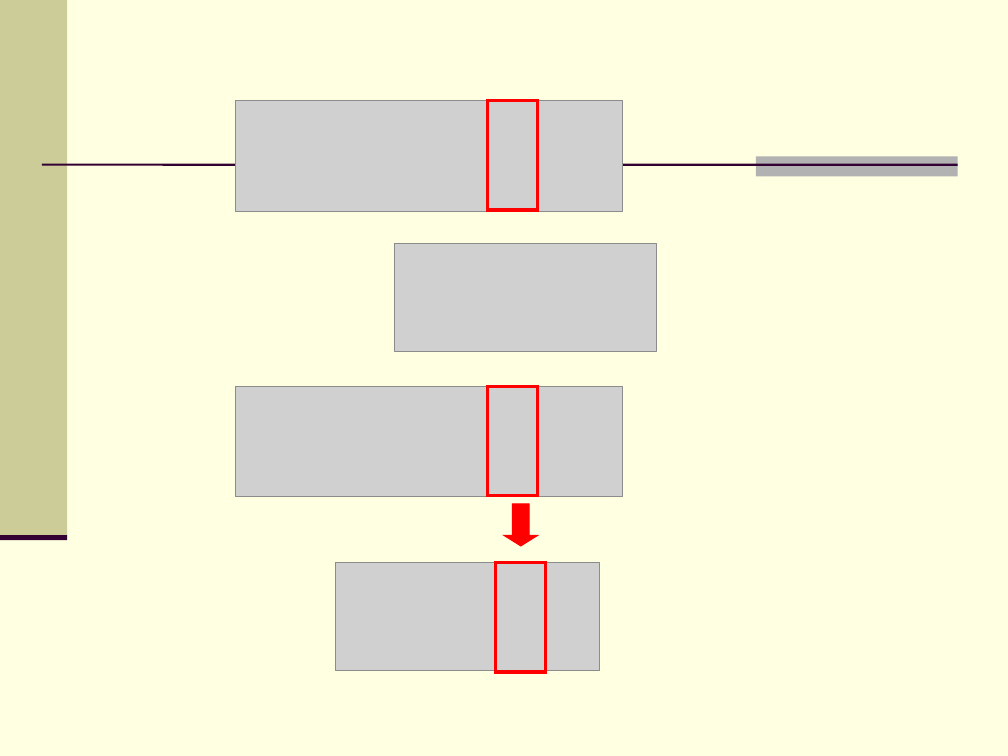
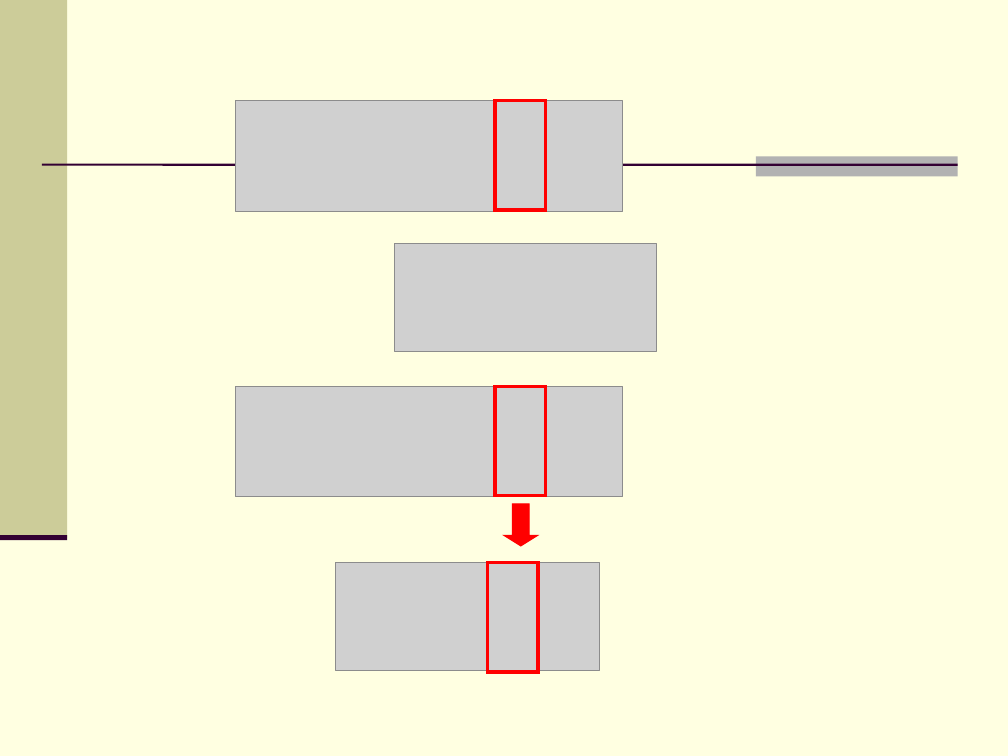
Before and after one commit to zhangbiaomath/zhangbiaomath.github.io, a slide deck: slide 7 of teaching/gaodai/课件/第2章-行列式.ppt. Drawn at 1008x756 pixels with LibreOffice and Linux fonts; fonts in the diff are those of the drawing; grey boxes stand for pictures. Boxes give left, top, right and bottom in pixels: in the first picture for what was removed or moved away, otherwise in the second. Text is boxed around its words. In the diff, an @@ line names an element or a change of style, - is before the commit and + after.

```diff
--- a/teaching/gaodai/课件/第2章-行列式.ppt
+++ b/teaching/gaodai/课件/第2章-行列式.ppt
@@ rectangle moved from (x1=487, y1=101, x2=537, y2=210) to (x1=495, y1=101, x2=545, y2=210) @@
@@ rectangle moved from (x1=487, y1=386, x2=537, y2=495) to (x1=495, y1=386, x2=545, y2=495) @@
@@ rectangle moved from (x1=496, y1=562, x2=546, y2=671) to (x1=488, y1=562, x2=538, y2=671) @@
```
Also in this commit, not shown: 35 other slides changed, 3 other files.
